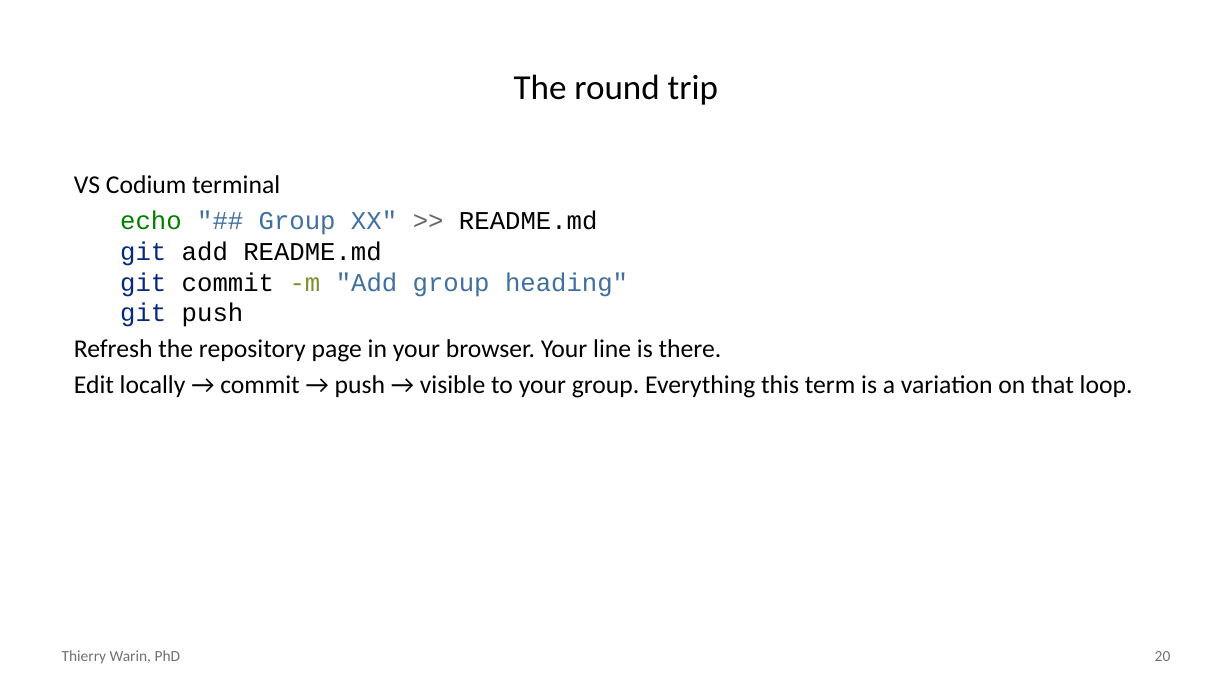
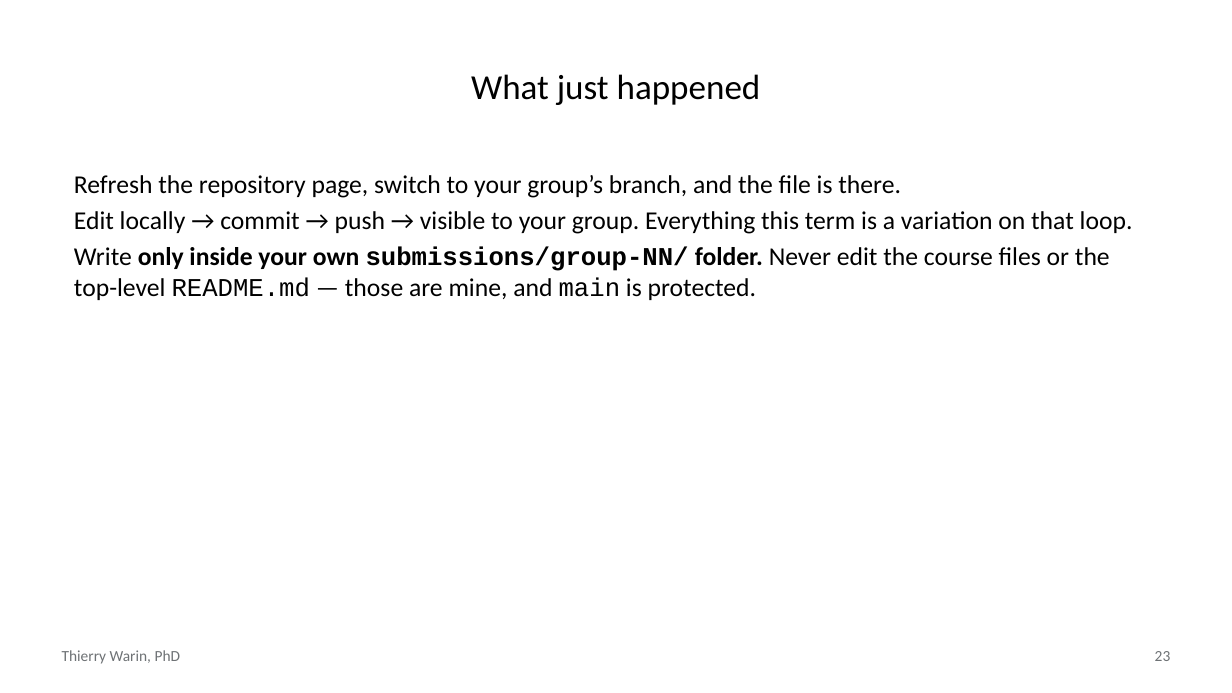
Before and after one commit to warint/quantitative-methods, a slide deck: slide 23 of 02-geometry-of-least-squares/00-pre-session/slides-github-and-teamwork.pptx (slide 20 before the commit). Drawn at 1232x693 pixels with LibreOffice and Linux fonts; fonts in the diff are those of the drawing. Boxes give left, top, right and bottom in pixels: in the first picture for what was removed or moved away, otherwise in the second. Text is boxed around its words. In the diff, an @@ line names an element or a change of style, - is before the commit and + after.

```diff
--- a/02-geometry-of-least-squares/00-pre-session/slides-github-and-teamwork.pptx
+++ b/02-geometry-of-least-squares/00-pre-session/slides-github-and-teamwork.pptx
@@ title at (x1=471, y1=74, x2=761, y2=105): text changed @@
-The round trip
+What just happened
@@ text at (x1=74, y1=175, x2=901, y2=198): text changed; font Courier New to Calibri @@
-VS Codium terminal
-echo "## Group XX" >> README.md
-git add README.md
-git commit -m "Add group heading"
-git push
-Refresh the repository page in your browser. Your line is there.
+Refresh the repository page, switch to your group’s branch, and the file is there.
@@ text at (x1=74, y1=246, x2=1110, y2=300): paragraph added @@
+Write only inside your own submissions/group-NN/ folder. Never edit the course files or the top-level README.md — those are mine, and main is protected.
@@ page number at (x1=1155, y1=651, x2=1171, y2=661): text changed @@
-20
+23
```
Also in this commit, not shown: 5 other slides changed, 3 slides added, 4 other files.
